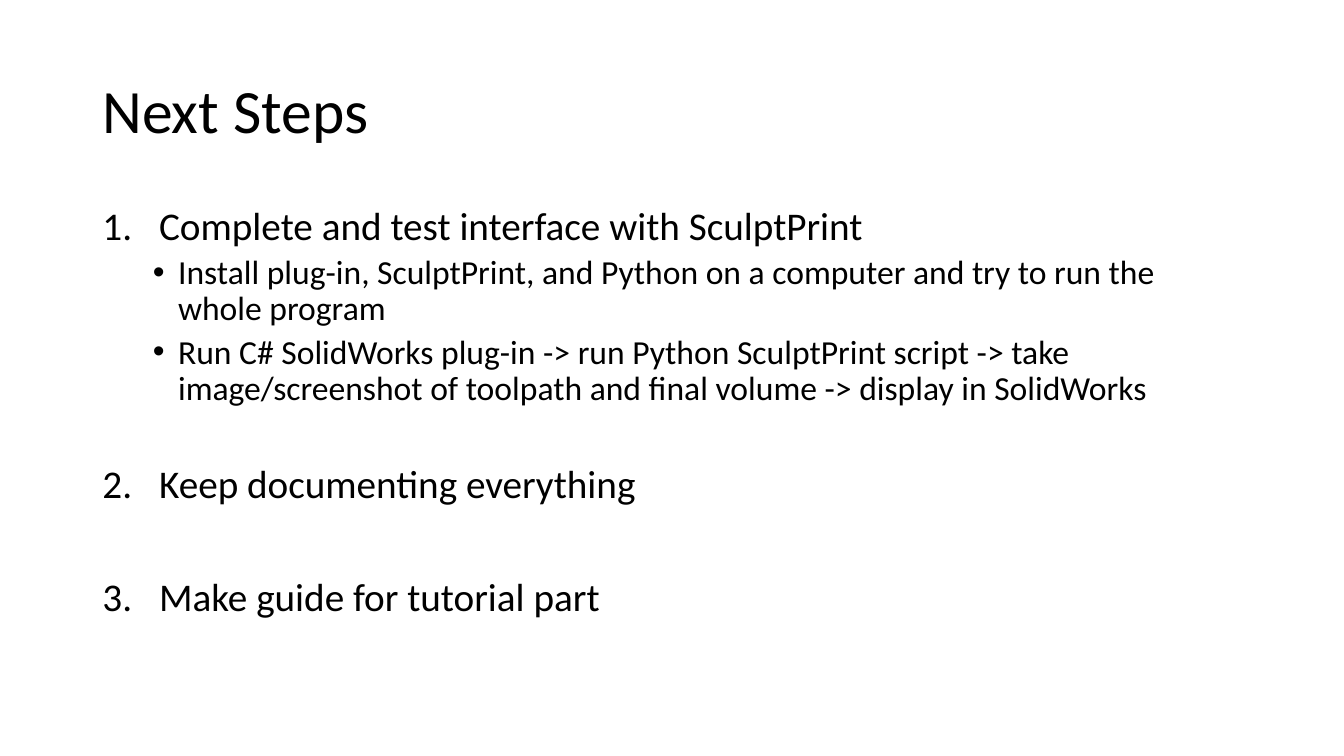
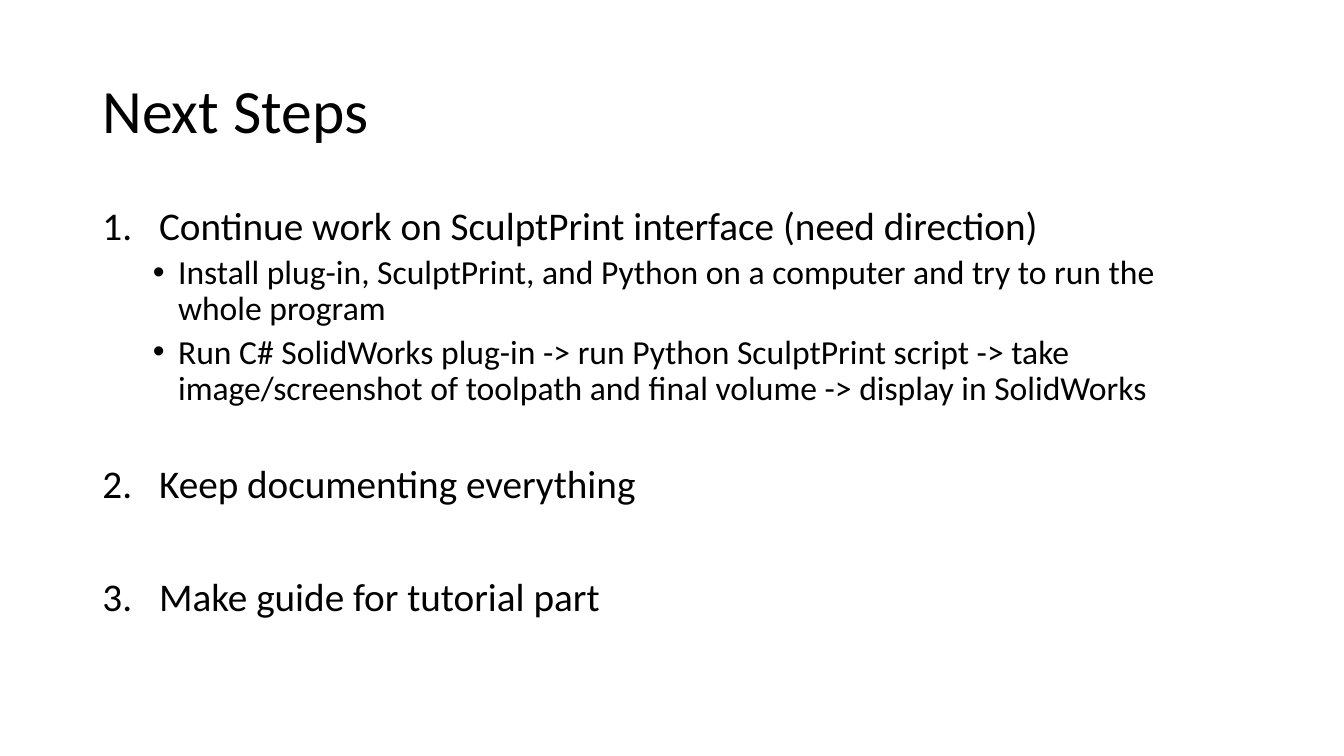
Before and after one commit to amarellapudi/Solidworks-DFM-PlugIn, a slide deck: slide 3 of Weekly Updates/Week5.pptx. Drawn at 1344x756 pixels with LibreOffice and Linux fonts; fonts in the diff are those of the drawing. Boxes give left, top, right and bottom in pixels: in the first picture for what was removed or moved away, otherwise in the second. Text is boxed around its words. In the diff, an @@ line names an element or a change of style, - is before the commit and + after.

```diff
--- a/Weekly Updates/Week5.pptx
+++ b/Weekly Updates/Week5.pptx
@@ text at box(159, 211, 1038, 247): text changed @@
-1. Complete and test interface with SculptPrint
+1. Continue work on SculptPrint interface (need direction)
```
Also in this commit, not shown: 3 other slides changed, 4 slides added, 3 slides removed, 5 other files.
